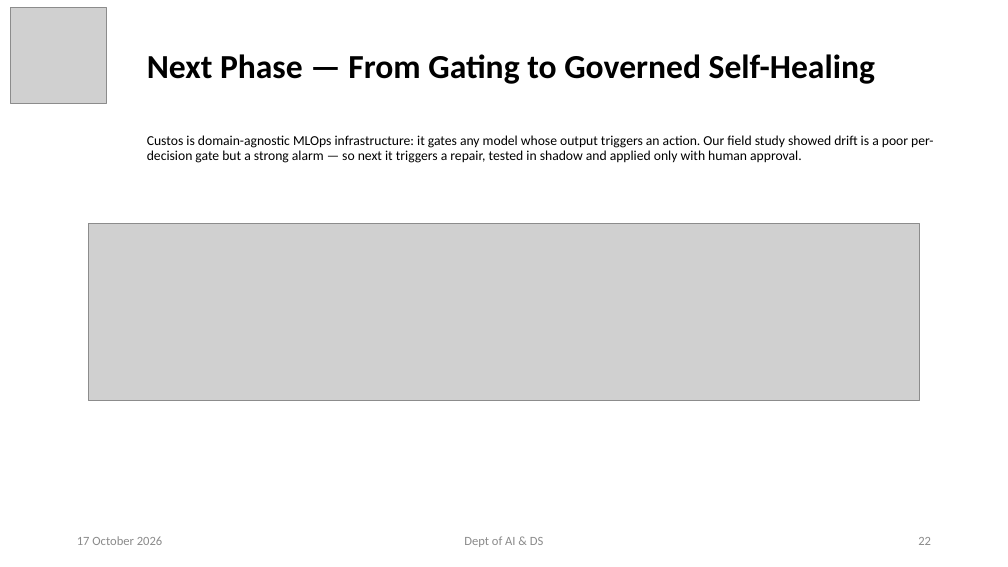
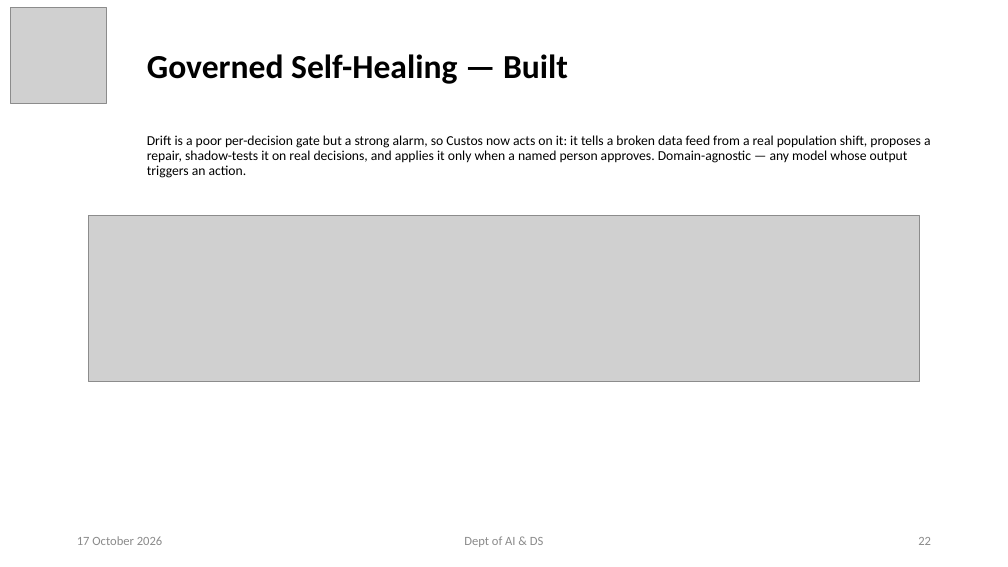
Before and after one commit to ayushpandey0201/custos, a slide deck: slide 22 of docs/presentations/Custos_Phase2_Review2.pptx. Drawn at 1008x567 pixels with LibreOffice and Linux fonts; fonts in the diff are those of the drawing; grey boxes stand for pictures. Boxes give left, top, right and bottom in pixels: in the first picture for what was removed or moved away, otherwise in the second. Text is boxed around its words. In the diff, an @@ line names an element or a change of style, - is before the commit and + after.

```diff
--- a/docs/presentations/Custos_Phase2_Review2.pptx
+++ b/docs/presentations/Custos_Phase2_Review2.pptx
@@ title at [147,54,568,84]: text changed @@
-Next Phase — From Gating to Governed Self-Healing
+Governed Self-Healing — Built
@@ subtitle at [147,135,931,178]: text changed @@
-Custos is domain-agnostic MLOps infrastructure: it gates any model whose output triggers an action. Our field study showed drift is a poor per-decision gate but a strong alarm — so next it triggers a repair, tested in shadow and applied only with human approval.
+Drift is a poor per-decision gate but a strong alarm, so Custos now acts on it: it tells a broken data feed from a real population shift, proposes a repair, shadow-tests it on real decisions, and applies it only when a named person approves. Domain-agnostic — any model whose output triggers an action.
@@ picture: place and size @@
-picture at [88,223,920,401]
+picture at [88,216,920,382]
```
Also in this commit, not shown: 6 other slides changed, 8 other files.
